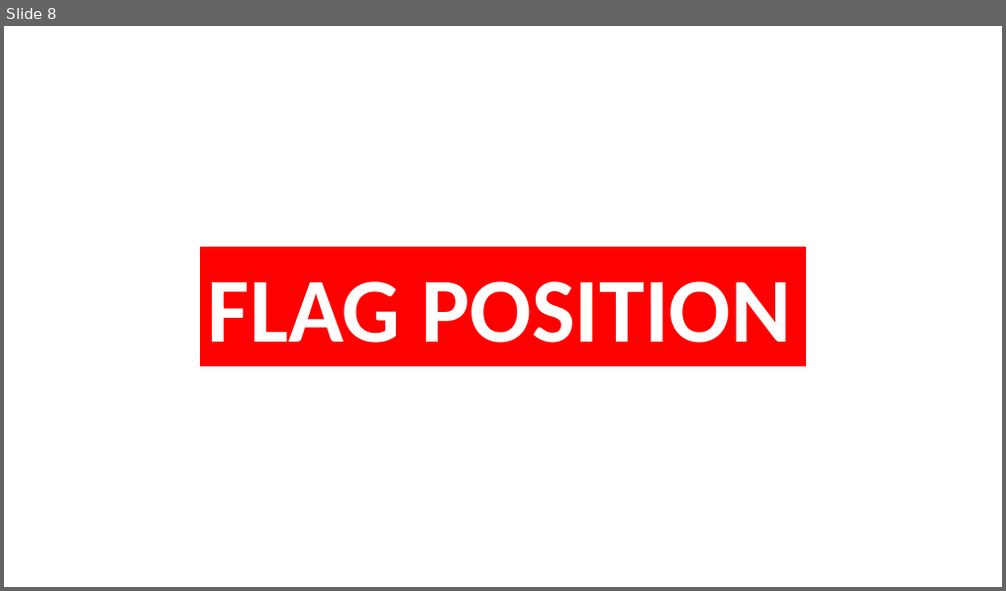
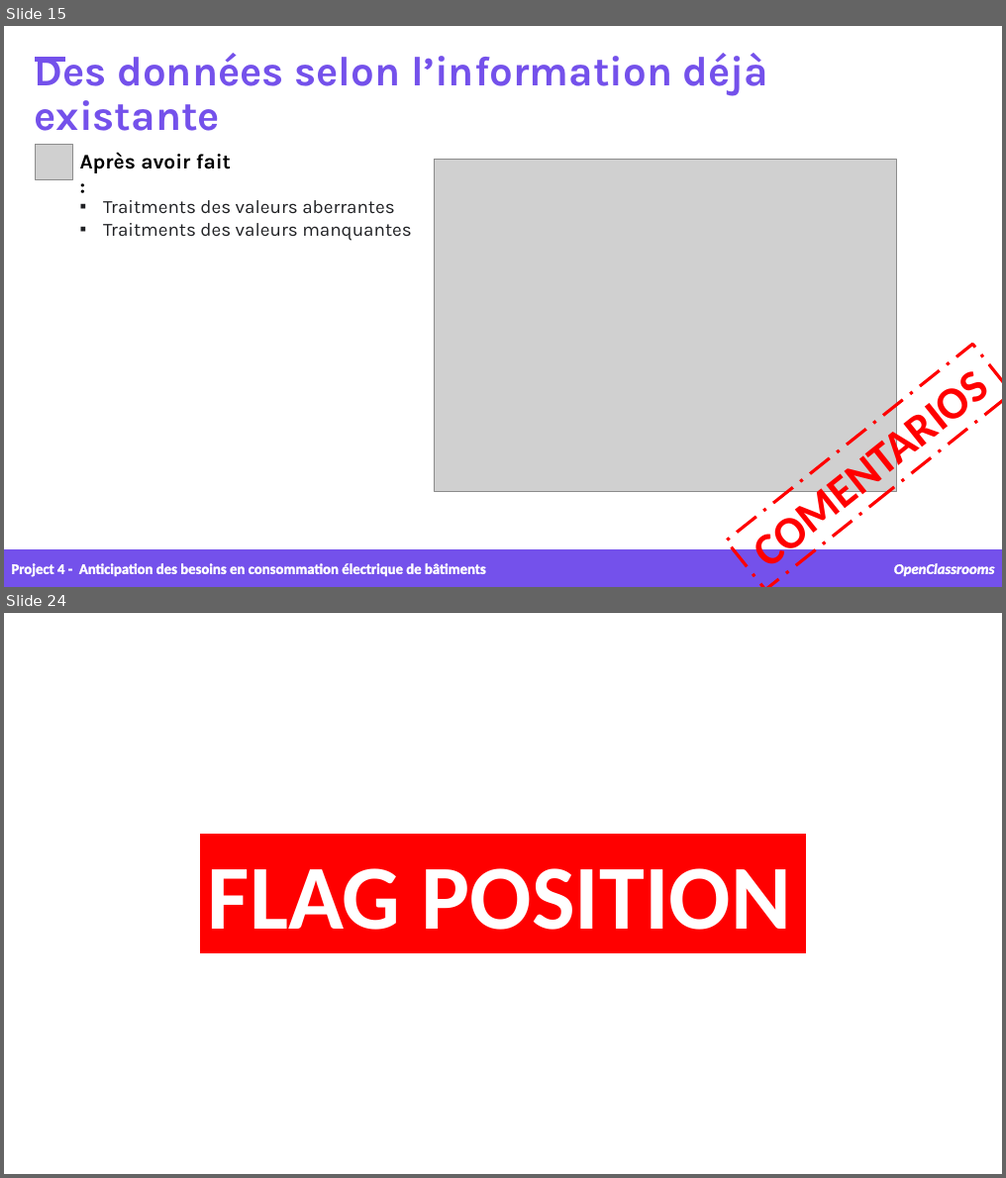
Before and after one commit to samirhinojosa/OC-P4-consumption-needs-of-buildings, a slide deck: supports/P4_presentation v1.pptx. Shown one above the other, each under a label of ours: slide 8 before the commit, slides 15 and 24 after it; the slides between them are not shown. The pictures are 1006x591 and 1006x1178 pixels, drawn with LibreOffice and Linux fonts; fonts in the diff are those of the drawing; grey boxes stand for pictures; background and template pictures are left out. Boxes give left, top, right and bottom in pixels: in the first picture for what was removed or moved away, otherwise in the second. Text is boxed around its words. In the diff, an @@ line names an element or a change of style, - is before the commit and + after.

```diff
--- a/supports/P4_presentation v1.pptx
+++ b/supports/P4_presentation v1.pptx
@@ slide 15 added at (4,26,1002,587), background picture (left out) @@
@@ text added at (35,53,769,131), 40 pt, text #7451EB, bold @@
+Des données selon l’information déjà existante
@@ rectangle added at (35,57,64,62), fill #7451EB, outline #7451EB 1 pt @@
@@ picture added at (35,144,72,179) @@
@@ text added at (80,152,231,174), 20 pt, text #000000, bold @@
+Après avoir fait :
@@ picture added at (434,160,896,491) @@
@@ text added at (103,200,411,241), 18 pt, text #202124 @@
+▪ Traitments des valeurs aberrantes
+▪ Traitments des valeurs manquantes
@@ rectangle added at (727,344,1002,587), outline #FF0000 3 pt dashed, 44 pt, text #FF0000, bold @@
+COMENTARIOS
@@ rectangle added at (4,550,1002,587), fill #7451EB, outline #7451EB 1 pt @@
@@ text added at (11,564,486,577), 14 pt, text #FFFFFF, bold @@
+Project 4 - Anticipation des besoins en consommation électrique de bâtiments
@@ text added at (894,564,995,576), 14 pt, text #FFFFFF, bold, italic @@
+OpenClassrooms
@@ what was slide 8 is now slide 24 @@
```
Also in this commit, not shown: 7 slides changed, 14 other slides added, 1 slide removed, 55 other files.
